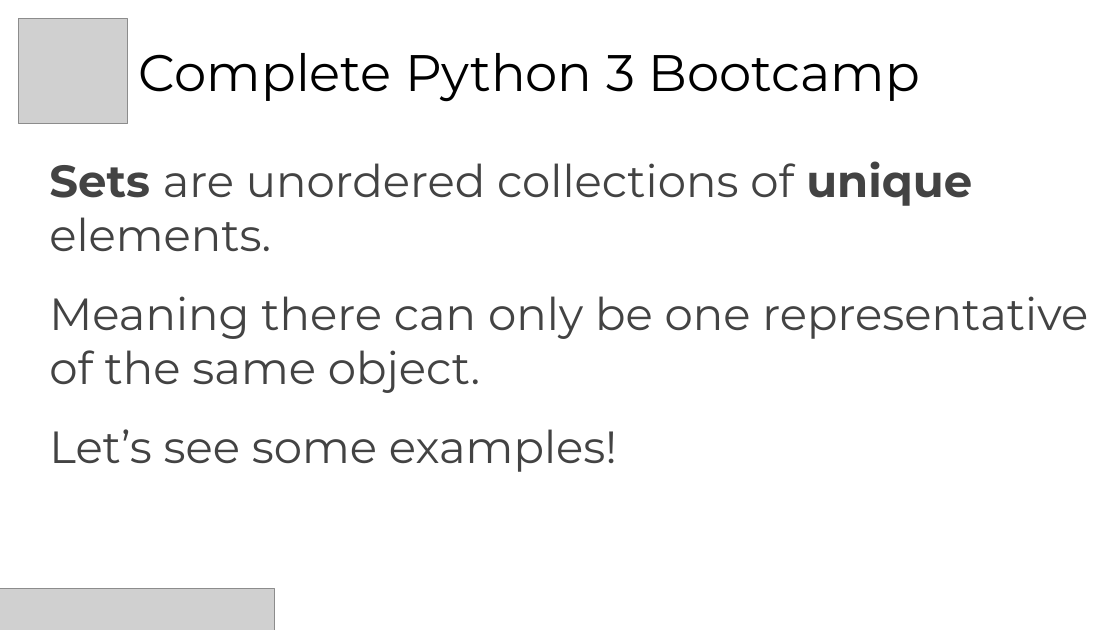
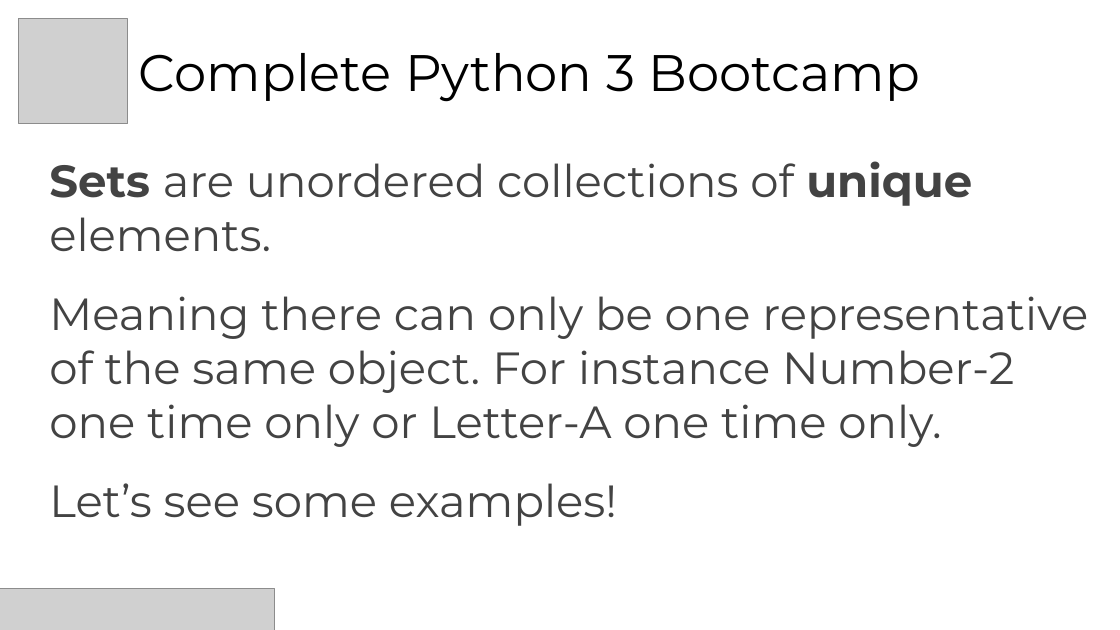
Before and after one commit to hpngithub/PythonBCProject, a slide deck: slide 2 of PythonBootCamp/SlideShow/Section03-PythonObjectandDataStructureBasics/26. Sets In Python.pptx. Drawn at 1120x630 pixels with LibreOffice and Linux fonts; fonts in the diff are those of the drawing; grey boxes stand for pictures. Boxes give left, top, right and bottom in pixels: in the first picture for what was removed or moved away, otherwise in the second. Text is boxed around its words. In the diff, an @@ line names an element or a change of style, - is before the commit and + after.

```diff
--- a/PythonBootCamp/SlideShow/Section03-PythonObjectandDataStructureBasics/26. Sets In Python.pptx
+++ b/PythonBootCamp/SlideShow/Section03-PythonObjectandDataStructureBasics/26. Sets In Python.pptx
@@ text at (49,296,1088,447): text changed @@
-Meaning there can only be one representative of the same object.
+Meaning there can only be one representative of the same object. For instance Number-2 one time only or Letter-A one time only.
```
Also in this commit, not shown: 2 other files.
